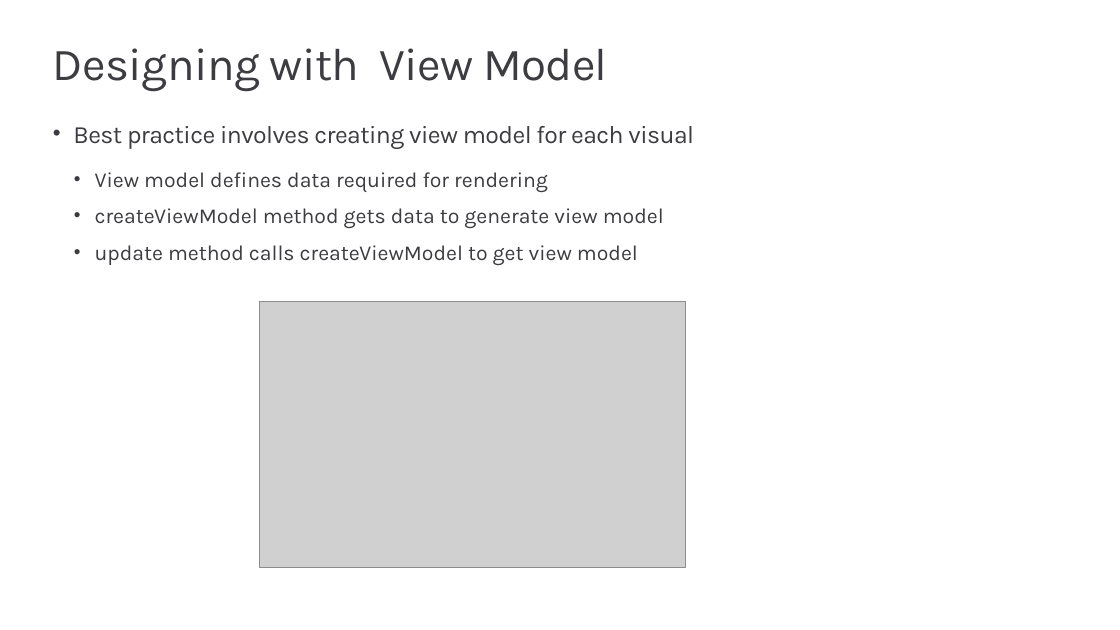
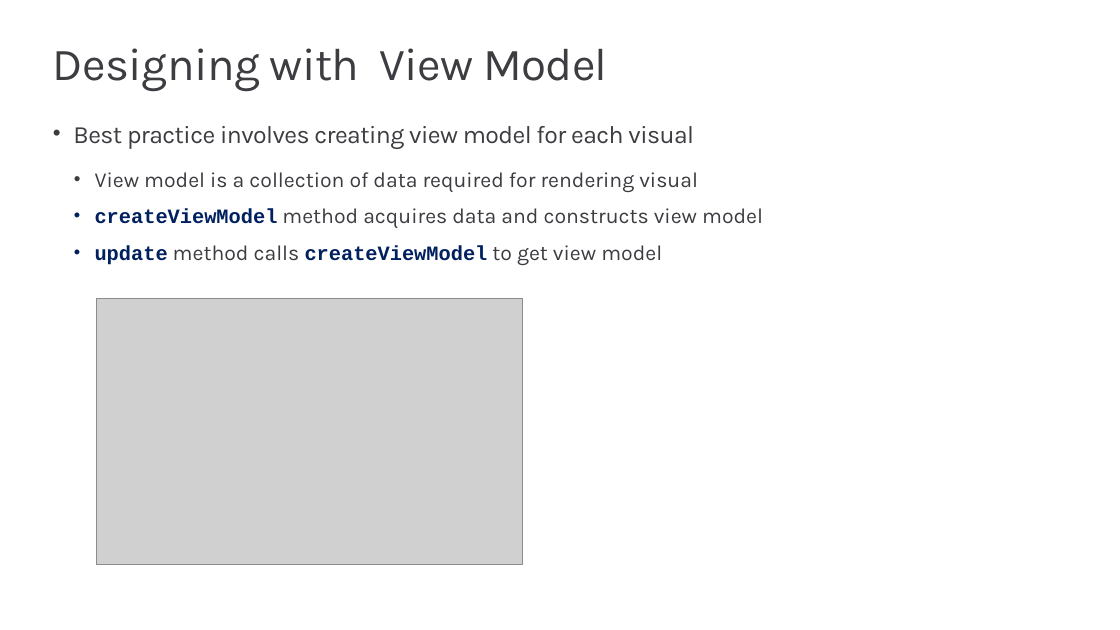
Before and after one commit to PowerBiDevCamp/Camp-Sessions, a slide deck: slide 36 of Session 06 - Developing Custom Visuals for Power BI.pptx (slide 30 before the commit). Drawn at 1120x630 pixels with LibreOffice and Linux fonts; fonts in the diff are those of the drawing; grey boxes stand for pictures; background and template pictures are left out. Boxes give left, top, right and bottom in pixels: in the first picture for what was removed or moved away, otherwise in the second. Text is boxed around its words. In the diff, an @@ line names an element or a change of style, - is before the commit and + after.

```diff
--- a/Session 06 - Developing Custom Visuals for Power BI.pptx
+++ b/Session 06 - Developing Custom Visuals for Power BI.pptx
@@ text at [95, 172, 763, 228]: text changed @@
-  • View model defines data required for rendering
-  • createViewModel method gets data to generate view model
+  • View model is a collection of data required for rendering visual
+  • createViewModel method acquires data and constructs view model
@@ text at [95, 245, 662, 265]: size 18.6 to 17.8 pt, font Karla to Courier New, text colour #3C3C41 to #002060, bold on in "update createViewModel" @@
@@ picture: place and size @@
-picture at [259, 301, 686, 567]
+picture at [96, 298, 523, 564]
```
Also in this commit, not shown: 5 other slides changed, 1 slide added, 1 other file.
